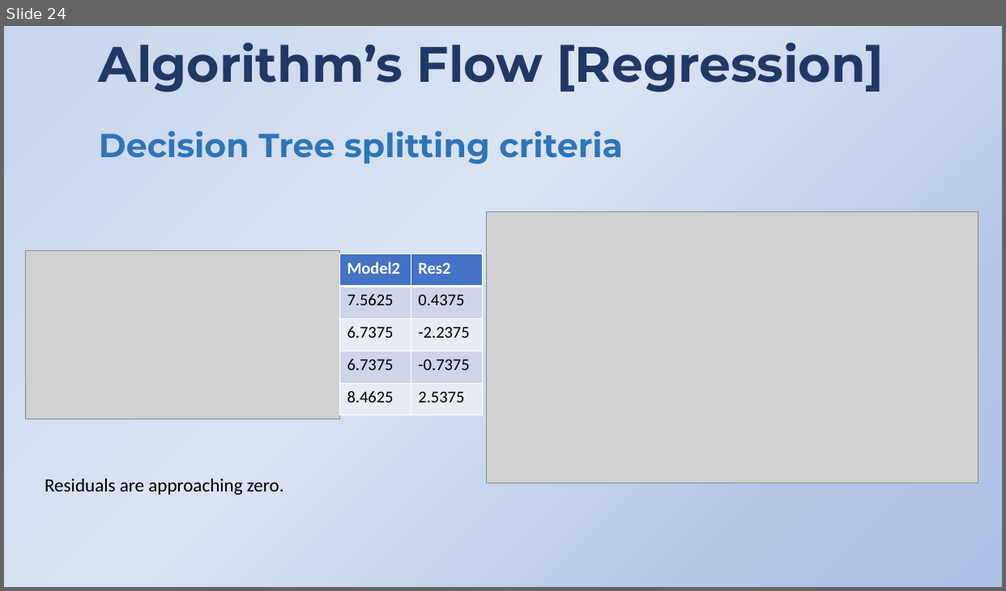
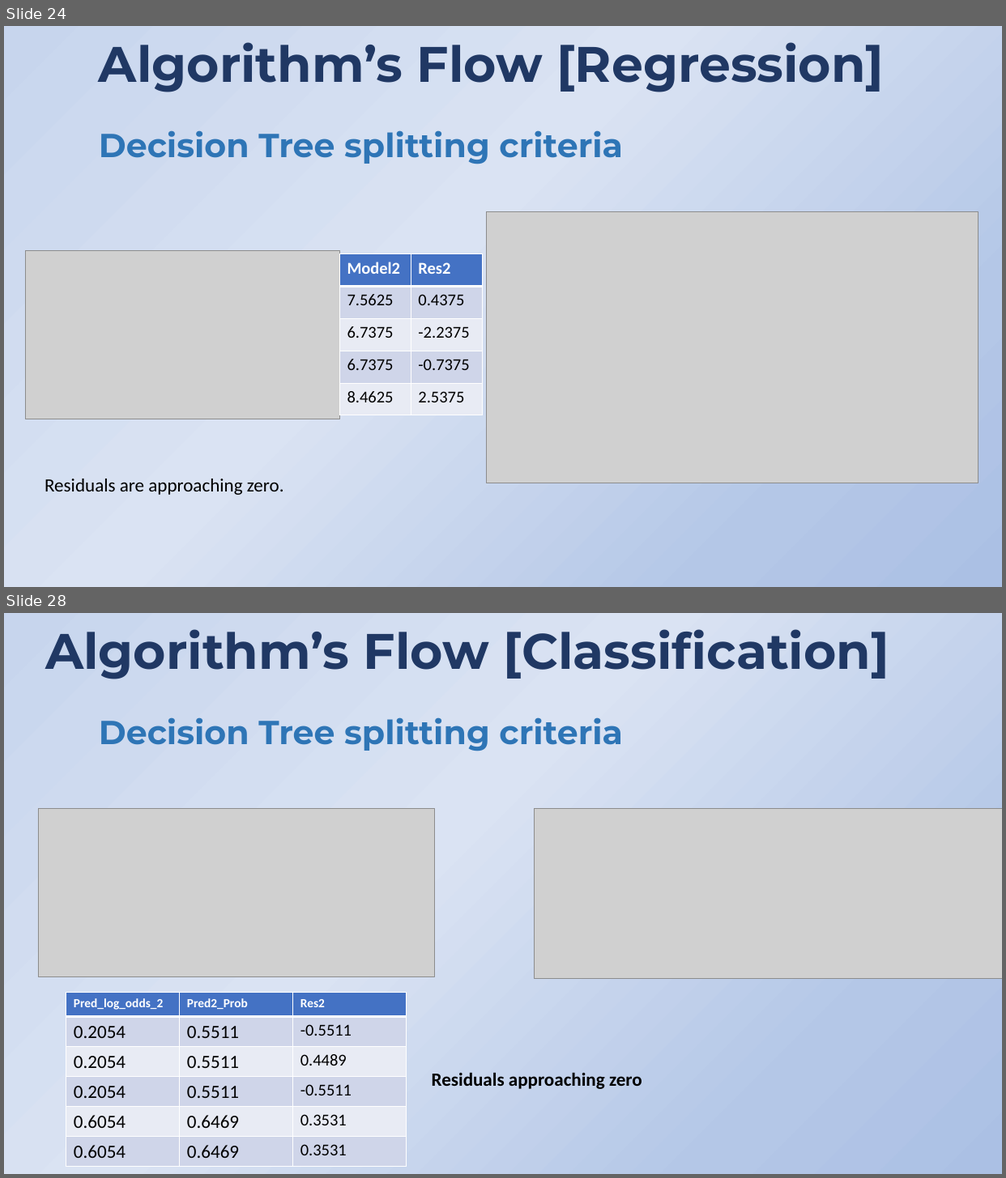
Before and after one commit to princekain/Machine_Learning, a slide deck: Boosting/Presentation.pptx. Shown one above the other, each under a label of ours: slide 24 before the commit, slides 24 and 28 after it; the slides between them are not shown. The pictures are 1006x591 and 1006x1178 pixels, drawn with LibreOffice and Linux fonts; fonts in the diff are those of the drawing; grey boxes stand for pictures; background and template pictures are left out. Boxes give left, top, right and bottom in pixels: in the first picture for what was removed or moved away, otherwise in the second. Text is boxed around its words. In the diff, an @@ line names an element or a change of style, - is before the commit and + after.

```diff
--- a/Boosting/Presentation.pptx
+++ b/Boosting/Presentation.pptx
@@ slide 28 added at (4, 613, 1002, 1174), background gradient #C7D5ED to #DAE3F3 to #B4C7E7 to #ABC0E4 @@
@@ text added at (45, 629, 889, 679), 48 pt, text #203864, bold @@
+Algorithm’s Flow [Classification]
@@ text added at (99, 717, 623, 752), 32 pt, text #2E75B6, bold @@
+Decision Tree splitting criteria
@@ picture added at (38, 809, 434, 977) @@
@@ picture added at (535, 809, 1002, 979) @@
@@ table added at (66, 993, 407, 1167), 6 rows, 3 columns @@
+Pred_log_odds_2 | Pred2_Prob | Res2
+0.2054 | 0.5511 | -0.5511
+0.2054 | 0.5511 | 0.4489
+0.2054 | 0.5511 | -0.5511
+0.6054 | 0.6469 | 0.3531
+0.6054 | 0.6469 | 0.3531
@@ text added at (432, 1072, 642, 1089), 18 pt, text #000000, bold @@
+Residuals approaching zero
```
Also in this commit, not shown: 4 other slides added, 6 slides removed.
